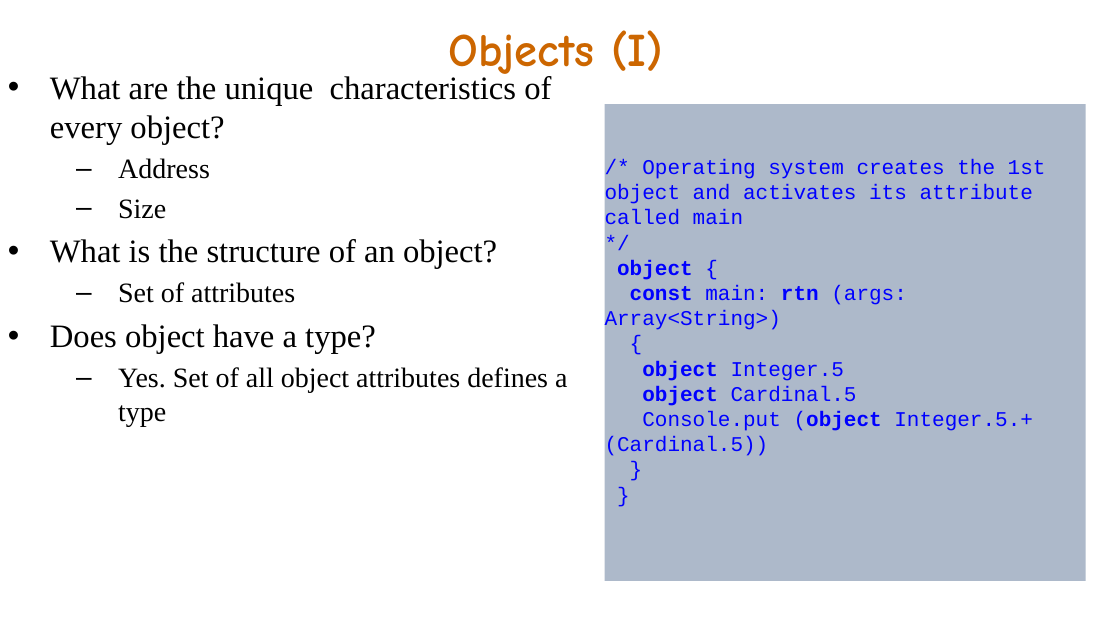
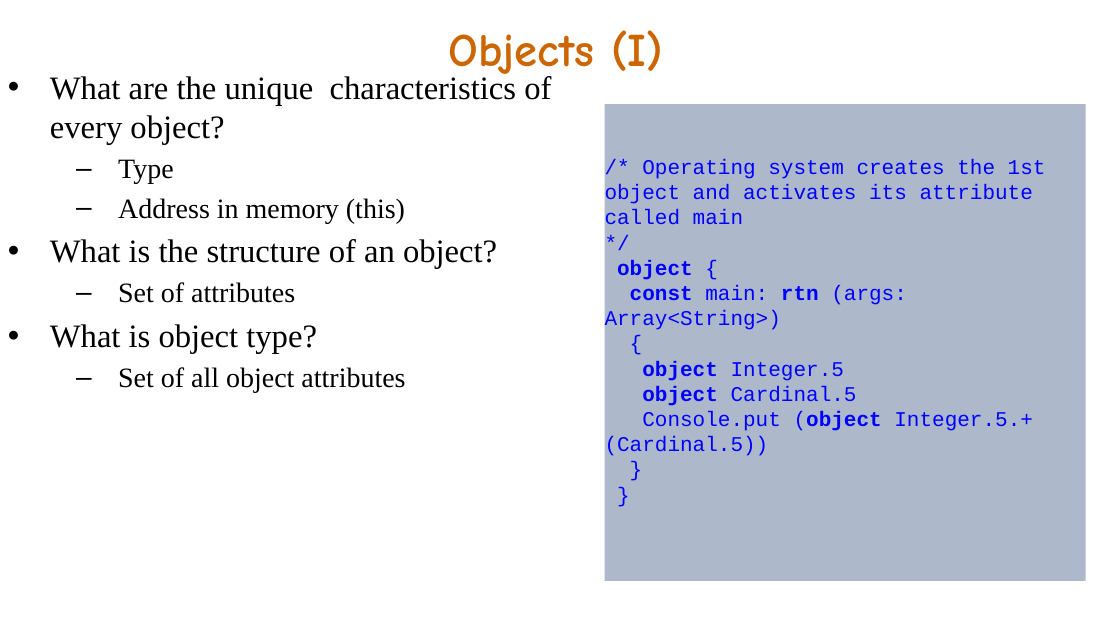
Before and after one commit to akanatov/SLang-, a slide deck: slide 2 of Docs/Object world.pptx. Drawn at 1120x630 pixels with LibreOffice and Linux fonts; fonts in the diff are those of the drawing. Boxes give left, top, right and bottom in pixels: in the first picture for what was removed or moved away, otherwise in the second. Text is boxed around its words. In the diff, an @@ line names an element or a change of style, - is before the commit and + after.

```diff
--- a/Docs/Object world.pptx
+++ b/Docs/Object world.pptx
@@ text at <box>118,159,405,223</box>: text changed @@
-  – Address
-  – Size
+  – Type
+  – Address in memory (this)
@@ text at <box>50,324,405,393</box>: text changed @@
-• Does object have a type?
-  – Yes. Set of all object attributes defines a type
+• What is object type?
+  – Set of all object attributes
```
Also in this commit, not shown: 4 other slides changed, 2 slides added, 6 other files.
